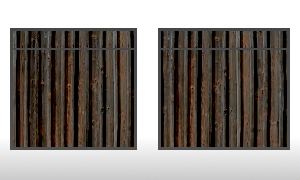
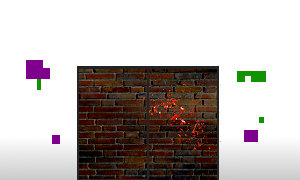
Layers edited between the first and the second 300×180 image:
showed "Layer #6", moved it above "Layer #5", painted on it over [26, 60, 266, 180]
showed "Layer #5", painted on it over [77, 66, 222, 180]
hid "Layer #8" over [10, 28, 290, 150]
hid "Layer #7" over [10, 29, 290, 150]
